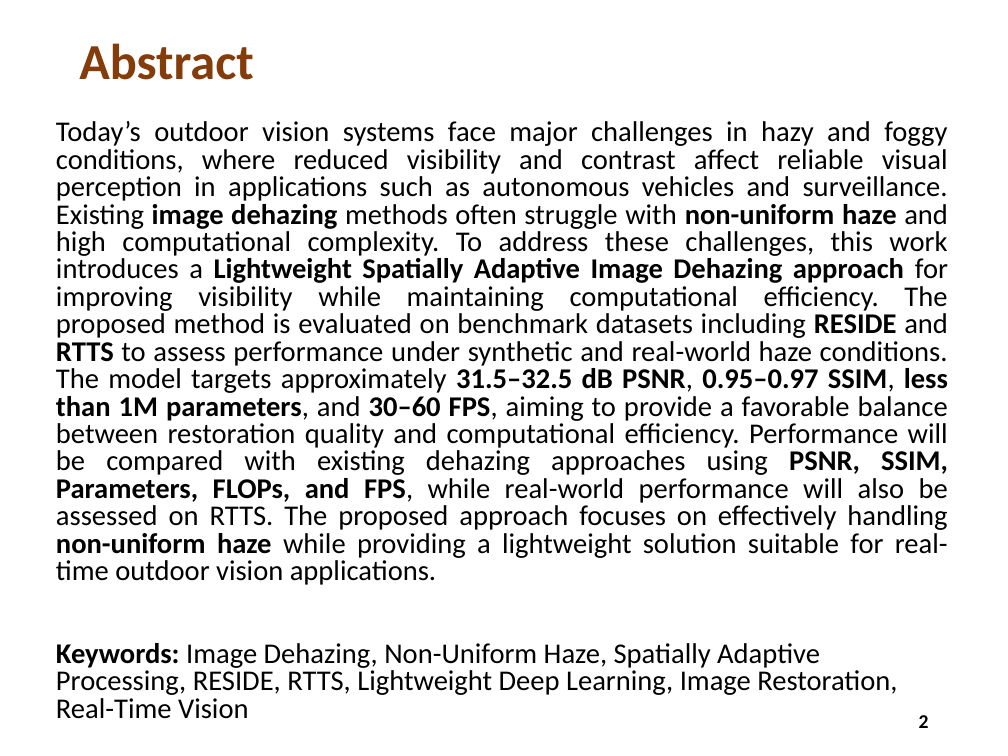
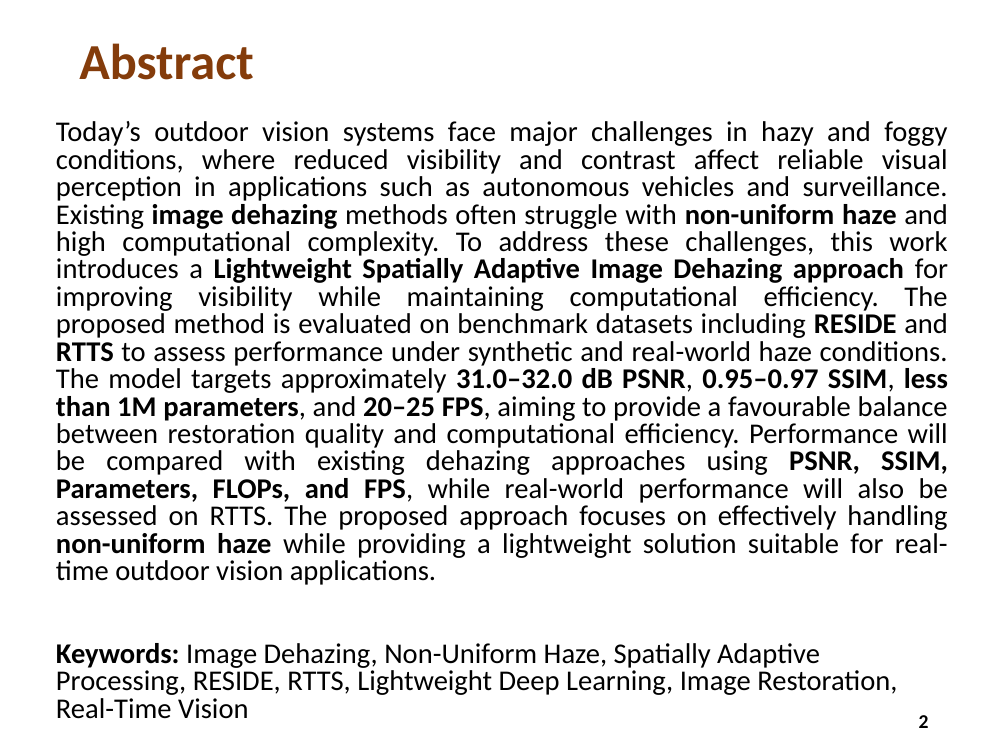
Before and after one commit to pbhargavreddy/mini_project, a slide deck: slide 2 of documentation/PPT'S/image_dehazing_v2.pptx. Drawn at 1008x756 pixels with LibreOffice and Linux fonts; fonts in the diff are those of the drawing. Boxes give left, top, right and bottom in pixels: in the first picture for what was removed or moved away, otherwise in the second. Text is boxed around its words. In the diff, an @@ line names an element or a change of style, - is before the commit and + after.

```diff
--- a/documentation/PPT'S/image_dehazing_v2.pptx
+++ b/documentation/PPT'S/image_dehazing_v2.pptx
@@ text at [56, 121, 948, 585]: text changed @@
-Today’s outdoor vision systems face major challenges in hazy and foggy conditions, where reduced visibility and contrast affect reliable visual perception in applications such as autonomous vehicles and surveillance. Existing image dehazing methods often struggle with non-uniform haze and high computational complexity. To address these challenges, this work introduces a Lightweight Spatially Adaptive Image Dehazing approach for improving visibility while maintaining computational efficiency. The proposed method is evaluated on benchmark datasets including RESIDE and RTTS to assess performance under synthetic and real-world haze conditions. The model targets approximately 31.5–32.5 dB PSNR, 0.95–0.97 SSIM, less than 1M parameters, and 30–60 FPS, aiming to provide a favorable balance between restoration quality and computational efficiency. Performance will be compared with existing dehazing approaches using PSNR, SSIM, Parameters, FLOPs, and FPS, while real-world performance will also be assessed on RTTS. The proposed approach focuses on effectively handling non-uniform haze while providing a lightweight solution suitable for real-time outdoor vision applications.
+Today’s outdoor vision systems face major challenges in hazy and foggy conditions, where reduced visibility and contrast affect reliable visual perception in applications such as autonomous vehicles and surveillance. Existing image dehazing methods often struggle with non-uniform haze and high computational complexity. To address these challenges, this work introduces a Lightweight Spatially Adaptive Image Dehazing approach for improving visibility while maintaining computational efficiency. The proposed method is evaluated on benchmark datasets including RESIDE and RTTS to assess performance under synthetic and real-world haze conditions. The model targets approximately 31.0–32.0 dB PSNR, 0.95–0.97 SSIM, less than 1M parameters, and 20–25 FPS, aiming to provide a favourable balance between restoration quality and computational efficiency. Performance will be compared with existing dehazing approaches using PSNR, SSIM, Parameters, FLOPs, and FPS, while real-world performance will also be assessed on RTTS. The proposed approach focuses on effectively handling non-uniform haze while providing a lightweight solution suitable for real-time outdoor vision applications.
```
Also in this commit, not shown: 5 other slides changed, 8 other files.
